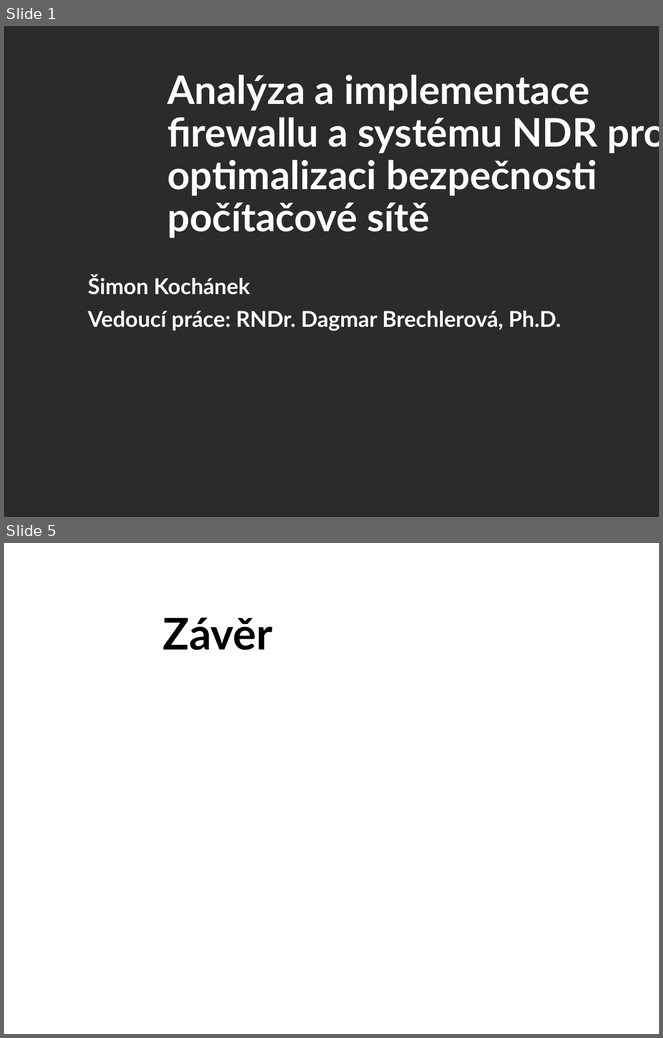
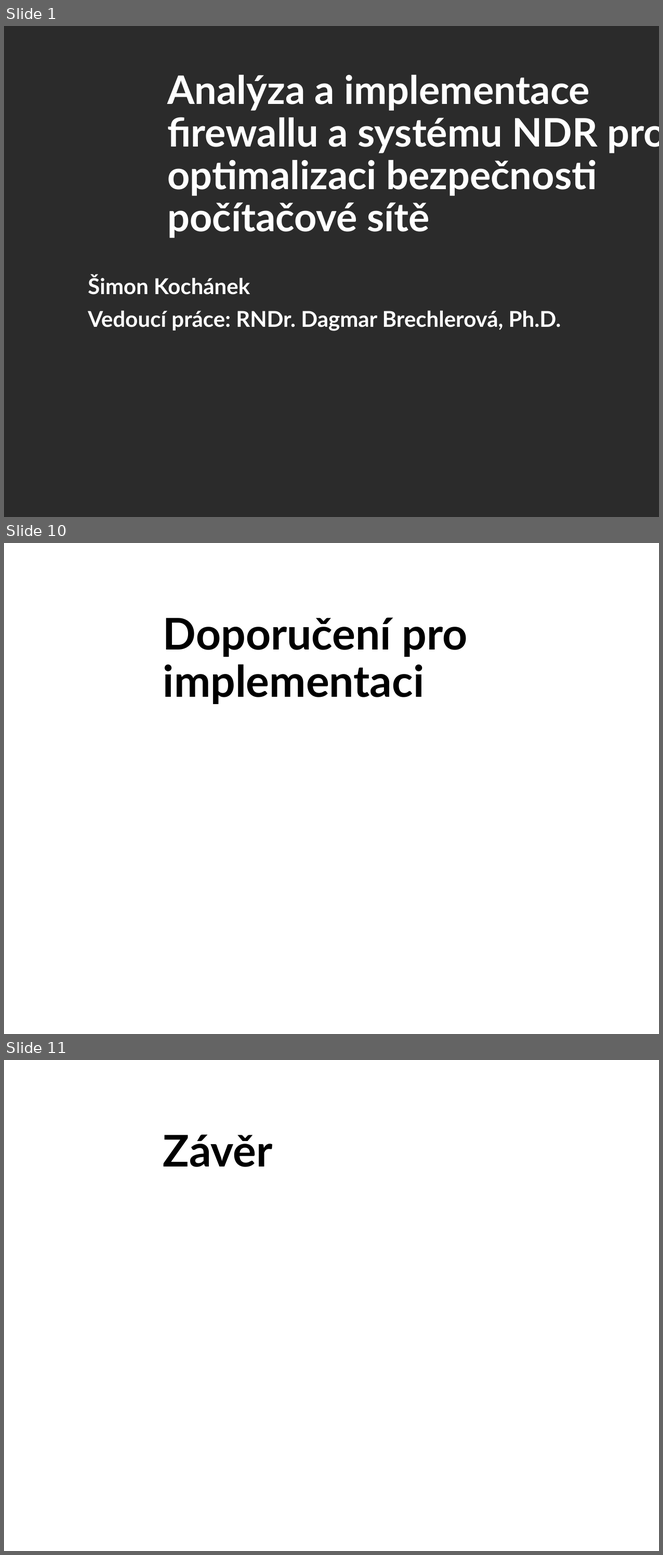
Before and after one commit to zimice/pr5_ndr, a slide deck: kochanek_ndr_prezentace.pptx. Shown one above the other, each under a label of ours: slides 1 and 5 before the commit, slides 1, 10 and 11 after it; the slides between them are not shown. The pictures are 663x1038 and 663x1555 pixels, drawn with LibreOffice and Linux fonts; fonts in the diff are those of the drawing; background and template pictures are left out; a plain dark background stands for a picture behind light text. Boxes give left, top, right and bottom in pixels: in the first picture for what was removed or moved away, otherwise in the second. Text is boxed around its words. In the diff, an @@ line names an element or a change of style, - is before the commit and + after.

```diff
--- a/kochanek_ndr_prezentace.pptx
+++ b/kochanek_ndr_prezentace.pptx
@@ slide 10 added at (4, 543, 659, 1034), background picture (left out) @@
@@ title added at (163, 617, 468, 704), 48 pt, text #000000, bold @@
+Doporučení pro implementaci
@@ what was slide 5 is now slide 11 @@
```
Also in this commit, not shown: 8 other slides added, 4 slides removed, 1 other file.
